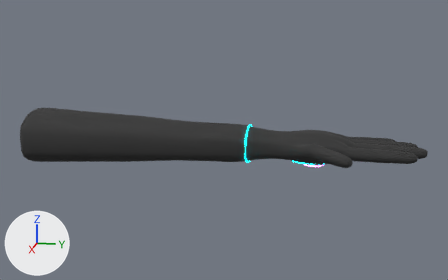
The glTF model public/assets/models/player_arm_R.glb, before and after one commit.
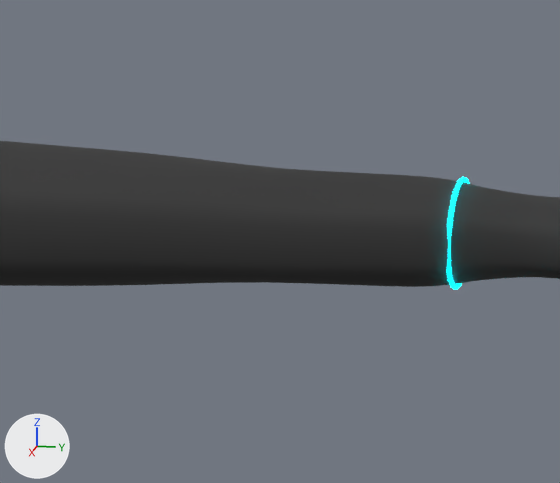
Each version appears first whole from a 50 mm camera at (0.785, 0.085, 0.199) aimed at (0.013, -0.069, 0.006), and next in a close-up on the part from 20% to 63% of the width and 23% to 82% of the height. The lights are fixed; the arrows at lower left show +X, +Y and +Z. The older version's two pictures come first. The close-ups show mesh edges as thin lines.

Names of what the first close-up shows: 'tactical_glove' and 1 more.
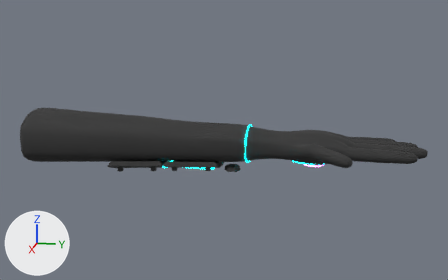
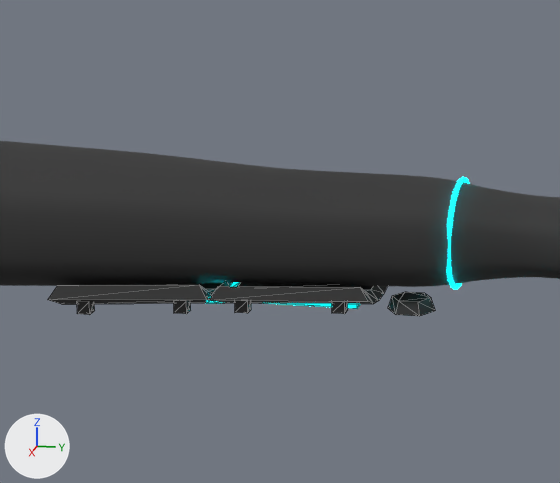
Location of each change, (x1, y1, x2, y2) in pixels of the close-ups (560 x 483 px):
'plate_bracer', added
    after: (48, 282, 387, 304)
'trim_bracer', added
    after: (77, 292, 435, 316)
'bracer_light', added (mostly hidden)
    after: (206, 283, 360, 309)

The change, as a list of edits to the scene's bpy script:
```text
Add me_trim_bracer:
    me_trim_bracer.from_pydata(...)  # 76 vertices, 116 faces; spans x -0.03..0.037, y -0.208..-0.047, z -0.037..-0.026
    me_trim_bracer.materials.append(mat_mat_interactive)  # dark grey #303030
Add me_plate_bracer:
    me_plate_bracer.from_pydata(...)  # 48 vertices, 88 faces; spans x -0.0372..0.0449, y -0.219..-0.074, z -0.0389..-0.0198
    me_plate_bracer.materials.append(mat_mat_interactive)  # dark grey #303030
Add me_bracer_light:
    me_bracer_light.from_pydata(...)  # 28 vertices, 48 faces; spans x -0.0281..0.0334, y -0.205..-0.085, z -0.0376..-0.0268
    me_bracer_light.materials.append(mat_mat_player_cyan)  # cyan #00f3ff, glowing cyan #00f3ff
Add ob_trim_bracer:
    ob_trim_bracer = bpy.data.objects.new('trim_bracer', me_trim_bracer)
    ob_trim_bracer.location = (0.0, 0.0, 0.0)
Add ob_plate_bracer:
    ob_plate_bracer = bpy.data.objects.new('plate_bracer', me_plate_bracer)
    ob_plate_bracer.location = (0.0, 0.0, 0.0)
Add ob_bracer_light:
    ob_bracer_light = bpy.data.objects.new('bracer_light', me_bracer_light)
    ob_bracer_light.location = (0.0, 0.0, 0.0)
```
